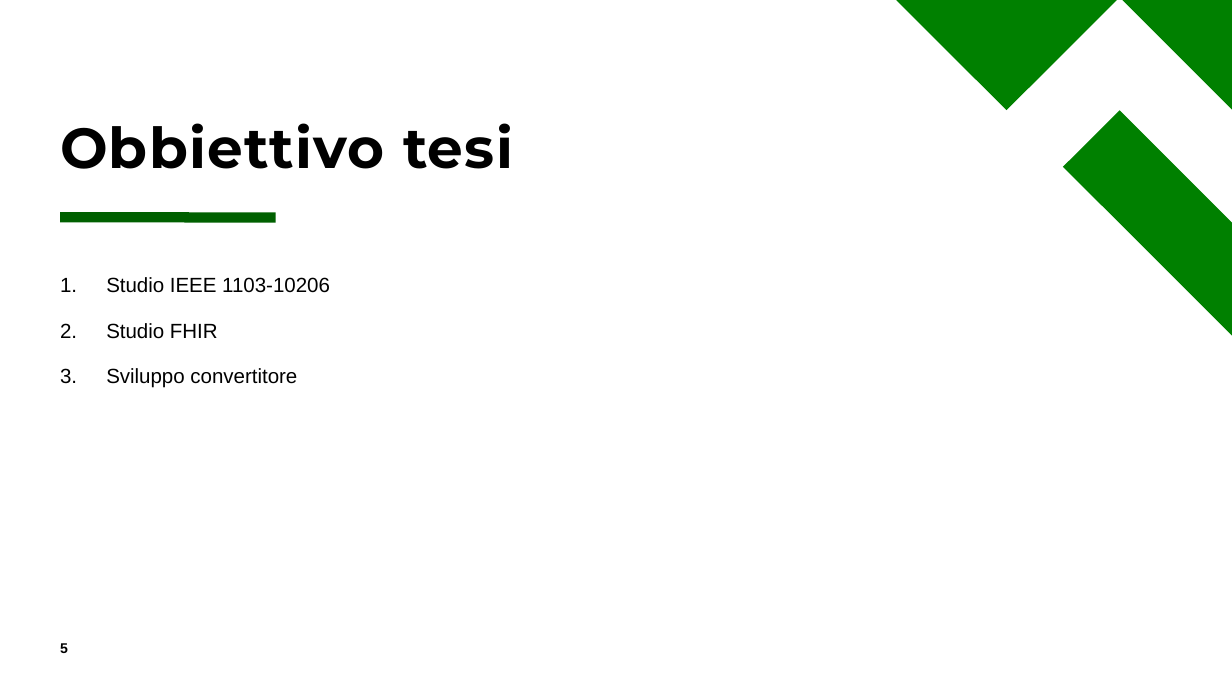
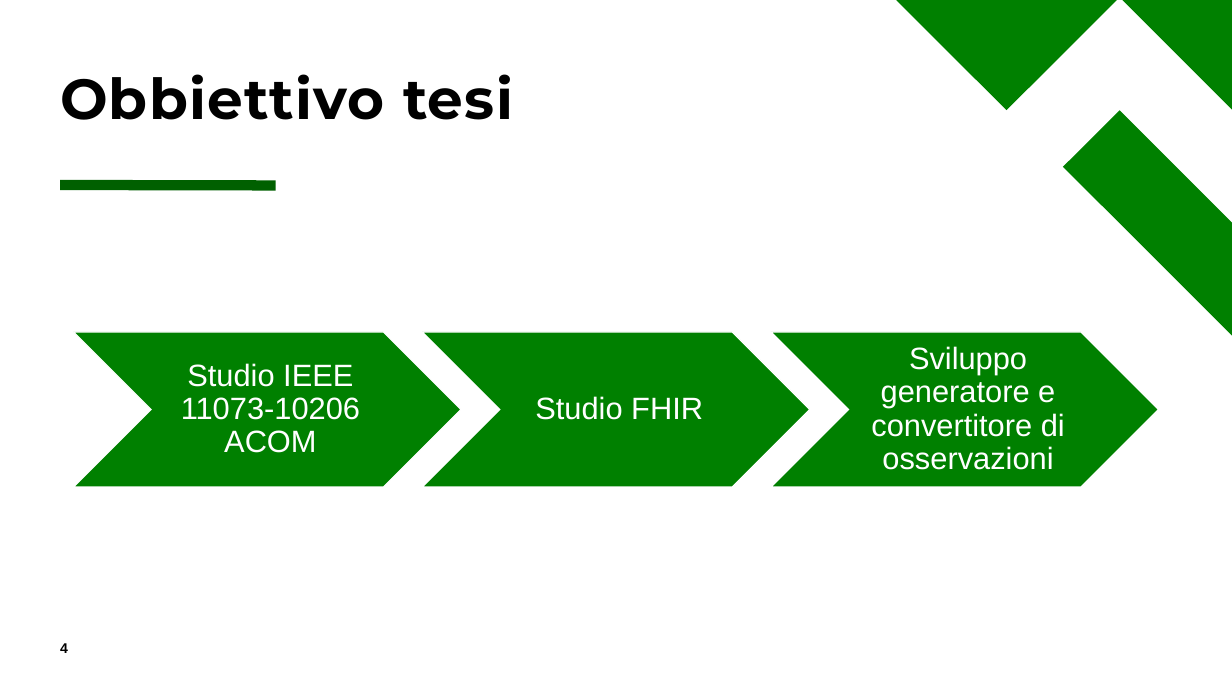
Before and after one commit to rcambianica/Stage, a slide deck: slide 4 of Relazione/Da IEEE 11073-10206 a FHIR.pptx (slide 5 before the commit). Drawn at 1232x693 pixels with LibreOffice and Linux fonts; fonts in the diff are those of the drawing. Boxes give left, top, right and bottom in pixels: in the first picture for what was removed or moved away, otherwise in the second. Text is boxed around its words. In the diff, an @@ line names an element or a change of style, - is before the commit and + after.

```diff
--- a/Relazione/Da IEEE 11073-10206 a FHIR.pptx
+++ b/Relazione/Da IEEE 11073-10206 a FHIR.pptx
@@ title "Obbiettivo tesi" at (60,74,513,120): vertical alignment bottom to middle @@
@@ line moved from (60, 217) - (275, 217) to (60, 185) - (275, 186) @@
@@ text removed at (106,277,330,388) @@
-1. Studio IEEE 1103-10206
-2. Studio FHIR
-3. Sviluppo convertitore
@@ group added at (73,332,1158,487): 3 chevrons, 3 texts @@
+Studio IEEE 11073-10206 ACOM
+Studio FHIR
+Sviluppo generatore e convertitore di osservazioni
@@ page number at (60,643,68,653): text changed @@
-5
+4
```
Also in this commit, not shown: 3 other slides changed, 3 slides added, 2 slides removed, 10 other files.
